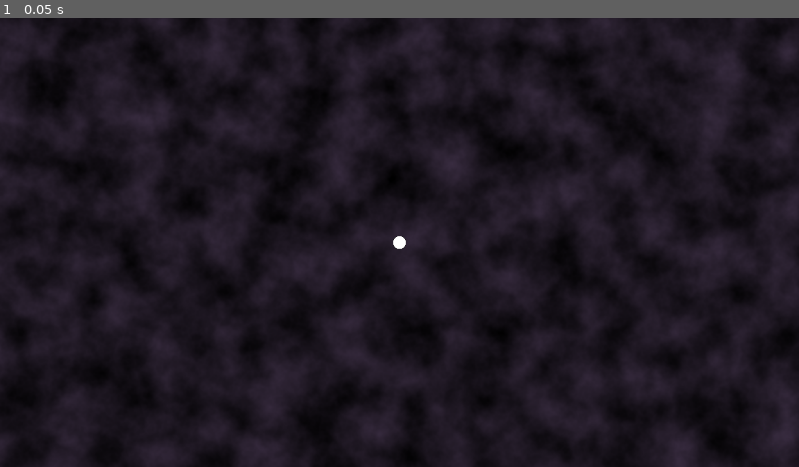
Above: before the commit, frame 1.
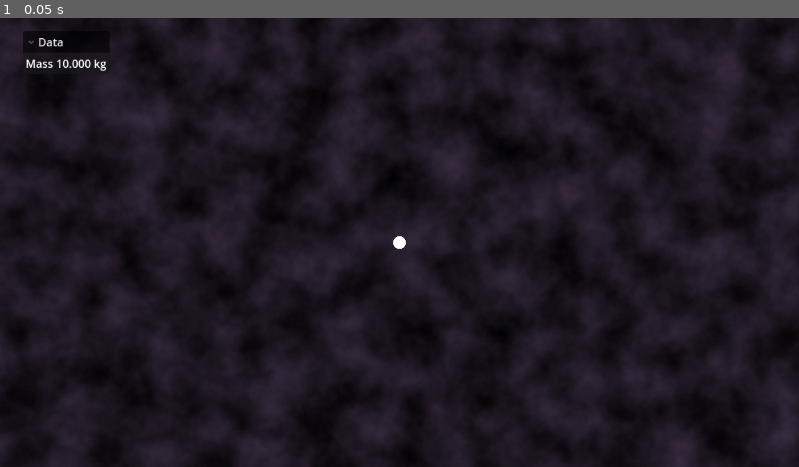
Above: after the commit, the same moment.

Repository: HellHoleStudios/ldjam58
Game: Godot game, scene res://scene/game.tscn
Two runs of this game, one before a commit and one after it. Both use one fixed random seed, a clock stepped at 60 frames per second and the inputs below.
Inputs:
- Up to frame 1 (0.05 s): no input

The runs differ from the first frame. In frame 1, 0.2% of the frame differs, in the area x 2-14%, y 2-12%.

Commit message:
UI and elements

Diff:
--- a/scene/game.tscn
+++ b/scene/game.tscn
@@ -1,9 +1,11 @@
-[gd_scene load_steps=9 format=3 uid="uid://brvqecxd83x06"]
+[gd_scene load_steps=11 format=3 uid="uid://brvqecxd83x06"]
 
 [ext_resource type="Script" uid="uid://ca7xk712gbxyn" path="res://script/ui/player.gd" id="1_5kiuu"]
 [ext_resource type="Script" uid="uid://dvr080hibocwr" path="res://script/game.gd" id="1_dbls1"]
 [ext_resource type="Texture2D" uid="uid://cjov3jkh1ym6u" path="res://texture/circle.png" id="2_dbls1"]
-[ext_resource type="Script" uid="uid://dfn701536rkc8" path="res://script/bg.gd" id="2_xwcet"]
+[ext_resource type="Script" path="res://script/bg.gd" id="2_xwcet"]
+[ext_resource type="Script" uid="uid://cf1vehsg3by0e" path="res://script/ui/ui_root.gd" id="4_xwcet"]
+[ext_resource type="Script" uid="uid://7ffiw4pcdjd1" path="res://script/ui/data_container.gd" id="5_p1ry8"]
 
 [sub_resource type="Gradient" id="Gradient_5kiuu"]
 colors = PackedColorArray(0, 0, 0, 1, 0.23137255, 0.18039216, 0.2627451, 1)
@@ -35,6 +37,7 @@
 camera = NodePath("../player/Sprite/Camera2D")
 
 [node name="player" type="RigidBody2D" parent="."]
+unique_name_in_owner = true
 script = ExtResource("1_5kiuu")
 
 [node name="Sprite" type="Sprite2D" parent="player"]
@@ -48,4 +51,34 @@
 
 [node name="stars" type="Node2D" parent="."]
 
+[node name="CanvasLayer" type="CanvasLayer" parent="."]
+
+[node name="UIRoot" type="Control" parent="CanvasLayer"]
+layout_mode = 3
+anchors_preset = 0
+offset_right = 40.0
+offset_bottom = 40.0
+script = ExtResource("4_xwcet")
+
+[node name="DataContainer" type="FoldableContainer" parent="CanvasLayer/UIRoot"]
+layout_mode = 0
+offset_left = 33.0
+offset_top = 19.0
+offset_right = 145.0
+offset_bottom = 81.0
+title = "Data"
+
+[node name="GridContainer" type="GridContainer" parent="CanvasLayer/UIRoot/DataContainer"]
+layout_mode = 2
+columns = 2
+script = ExtResource("5_p1ry8")
+
+[node name="Label" type="Label" parent="CanvasLayer/UIRoot/DataContainer/GridContainer"]
+layout_mode = 2
+text = "Mass"
+
+[node name="Mass" type="Label" parent="CanvasLayer/UIRoot/DataContainer/GridContainer"]
+layout_mode = 2
+text = "1.234kg"
+
 [connection signal="body_entered" from="player" to="player" method="_on_body_entered"]
--- a/script/game.gd
+++ b/script/game.gd
@@ -98,7 +98,14 @@
 var star_partial = preload("res://partial/star_displayer.tscn")
 # 生成star_displayer的函数（需根据实际项目实现）
 func spawn_star_displayer(pos: Vector2):
-	var star = star_partial.instantiate()
-	star.mass=randf_range(5, 15)
+	var star:Star = star_partial.instantiate()
+
+	star.mass=randf_range(5,15)
 	star.position = pos
+	star.elements = {
+		"H": randi_range(1,2),
+		"He": randi_range(1,2),
+		"Si": randi_range(1,3)
+	}
+
 	stars.add_child(star)
--- a/script/obj/Star.gd
+++ b/script/obj/Star.gd
@@ -1,6 +1,9 @@
 ## 天体类，要求树下必须有一个`Sprite`和一个`Collision`
 class_name Star
 extends RigidBody2D
+
+## 类型为：（符号缩写，int）。符号缩写例如H、Fe
+var elements: Dictionary
 
 #func _init(_mass: float = 1.0):
 	#self.mass=_mass
@@ -22,6 +25,12 @@
 func get_sprite() -> Sprite2D:
 	return $Sprite
 
+func merge_elements(other: Star):
+	for i in other.elements:
+		if i not in elements:
+			elements[i]=0
+		elements[i]+=other.elements[i]
+
 func update_visual():
 	var radius = get_radius()
 	$Sprite.scale = Vector2(1, 1) * radius / 32
--- /dev/null
+++ b/script/ui/data_container.gd
@@ -0,0 +1,21 @@
+extends GridContainer
+
+var elements=[]
+func _process(delta: float) -> void:
+	$Mass.text="%.3f kg"%(%player.mass)
+
+	for i in %player.elements:
+		if i not in elements:
+			elements.append(i)
+
+			var lbl=Label.new()
+			lbl.text=i
+			add_child(lbl)
+
+			var lbl2=Label.new()
+			lbl2.name=i
+			lbl2.text="UWU"
+			add_child(lbl2)
+
+	for i in elements:
+		get_node(i).text="%d kg"%[%player.elements[i]]
--- a/script/ui/player.gd
+++ b/script/ui/player.gd
@@ -33,5 +33,6 @@
 		var star: Star = body
 		if star.get_mass() < mass:
 			self.update_mass(star.mass + mass)
+			self.merge_elements(star)
 			star.queue_free()
 			print("Sucked!!! New mass:", mass)
--- /dev/null
+++ b/script/ui/ui_root.gd
@@ -0,0 +1 @@
+extends Control
Not shown, added: script/ui/data_container.gd.uid
Not shown, added: script/ui/ui_root.gd.uid
